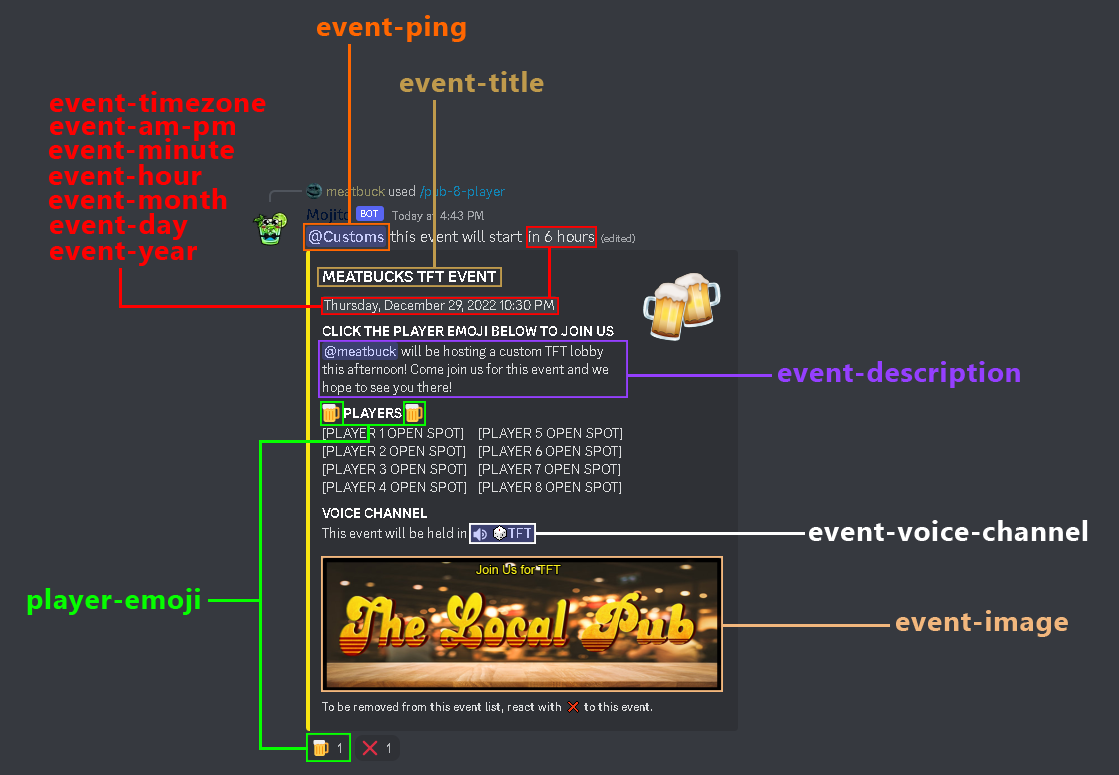
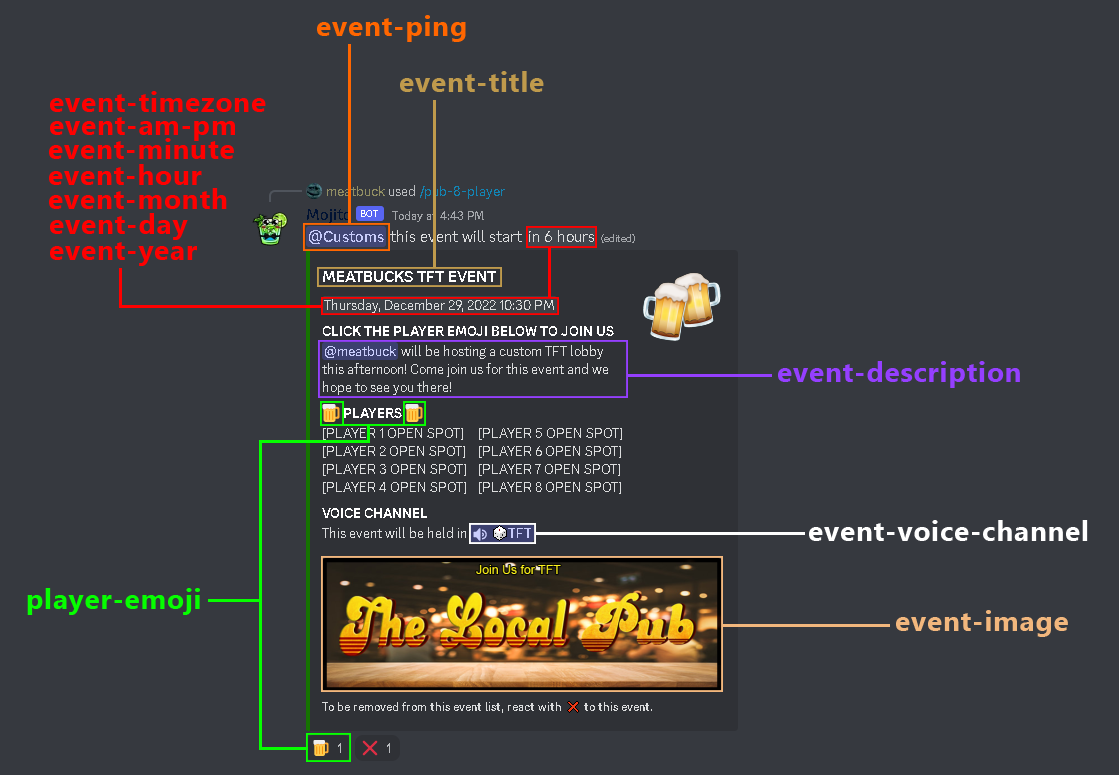
The second 1119 x 775 image is a revision of the first. Changes to its layers:
painted on "Layer 3" over (x1=306, y1=251, x2=310, y2=731)
